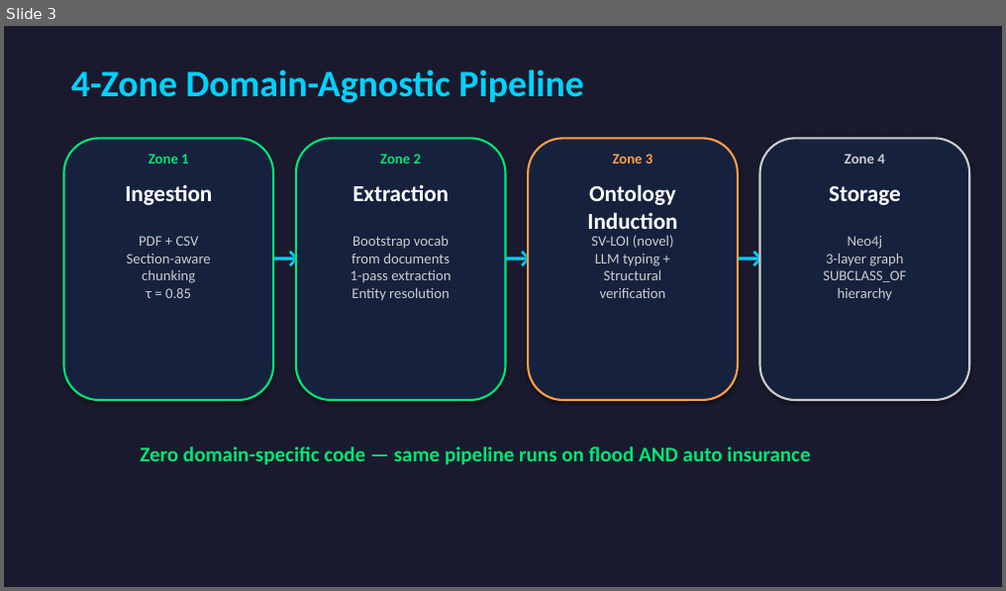
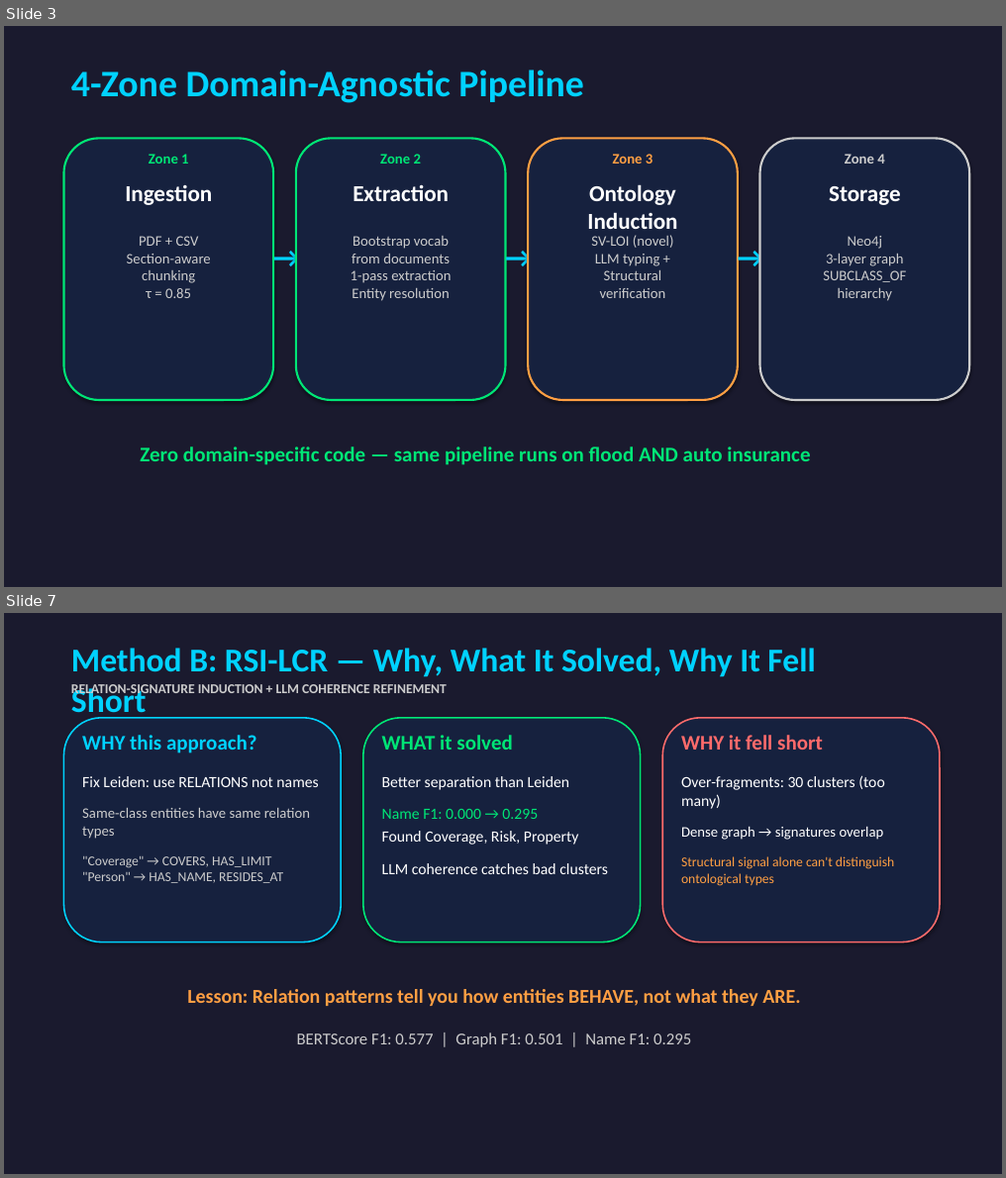
Before and after one commit to xiw-1202/Agentic-Data-Fusion-for-Insurance-Knowledge-Graphs, a slide deck: docs/CS584_Midterm_Presentation.pptx. Shown one above the other, each under a label of ours: slide 3 before the commit, slides 3 and 7 after it; the slides between them are not shown. The pictures are 1006x591 and 1006x1178 pixels, drawn with LibreOffice and Linux fonts; fonts in the diff are those of the drawing. Boxes give left, top, right and bottom in pixels: in the first picture for what was removed or moved away, otherwise in the second. Text is boxed around its words. In the diff, an @@ line names an element or a change of style, - is before the commit and + after.

Commit message:
docs: add method deep-dive slides (Why/Solved/Failed for each method)

```diff
--- a/docs/CS584_Midterm_Presentation.pptx
+++ b/docs/CS584_Midterm_Presentation.pptx
@@ slide 7 added at (4, 613, 1002, 1174), background #1A1A2E @@
@@ text added at (71, 648, 815, 677), 32 pt, text #00D2FF, bold @@
+Method B: RSI-LCR — Why, What It Solved, Why It Fell Short
@@ text added at (71, 684, 447, 698), 13 pt, text #CCCCCC, bold @@
+RELATION-SIGNATURE INDUCTION + LLM COHERENCE REFINEMENT
@@ rounded rectangle added at (63, 718, 341, 943), fill #16213E, outline #00D2FF 1.5 pt @@
@@ rounded rectangle added at (363, 718, 641, 943), fill #16213E, outline #00E676 1.5 pt @@
@@ rounded rectangle added at (662, 718, 940, 943), fill #16213E, outline #FF6B6B 1.5 pt @@
@@ text added at (82, 735, 318, 883), 13 pt, text #CCCCCC @@
+WHY this approach?
+Fix Leiden: use RELATIONS not names
+Same-class entities have same relation types
+"Coverage" → COVERS, HAS_LIMIT
+"Person" → HAS_NAME, RESIDES_AT
@@ text added at (382, 735, 608, 874), 15 pt, text #FFFFFF @@
+WHAT it solved
+Better separation than Leiden
+Name F1: 0.000 → 0.295
+Found Coverage, Risk, Property
+LLM coherence catches bad clusters
@@ text added at (681, 735, 894, 886), 13 pt, text #FFFFFF @@
+WHY it fell short
+Over-fragments: 30 clusters (too many)
+Dense graph → signatures overlap
+Structural signal alone can't distinguish ontological types
@@ text added at (187, 989, 800, 1006), 19 pt, text #FF9F43, bold @@
+Lesson: Relation patterns tell you how entities BEHAVE, not what they ARE.
@@ text added at (297, 1033, 691, 1048), 16 pt, text #CCCCCC @@
+BERTScore F1: 0.577 | Graph F1: 0.501 | Name F1: 0.295
```
Also in this commit, not shown: 8 slides changed, 2 other slides added.
